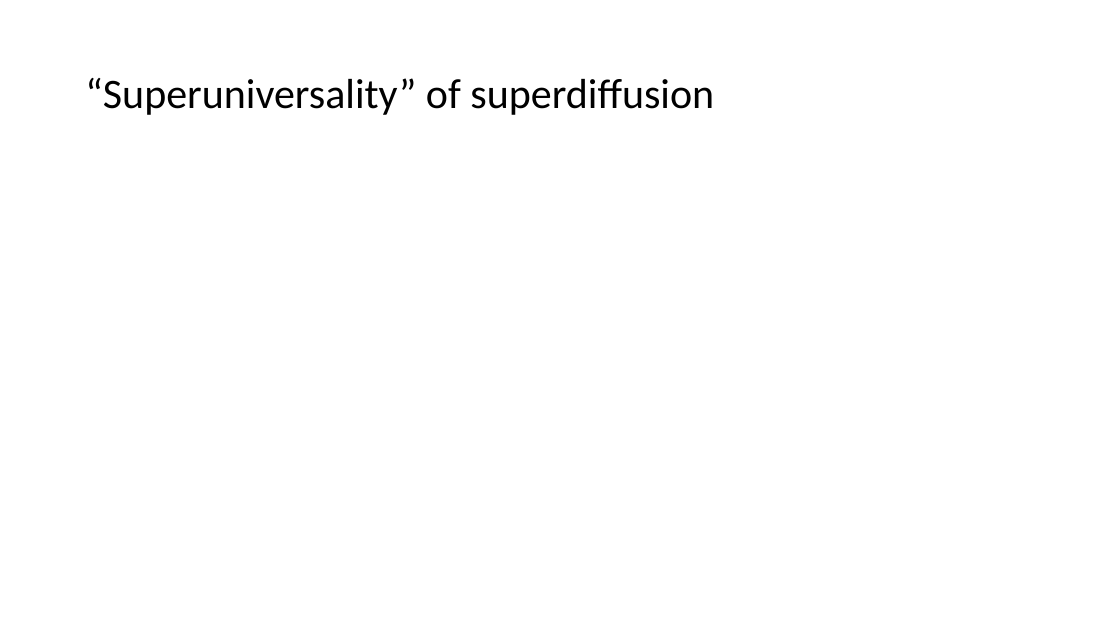
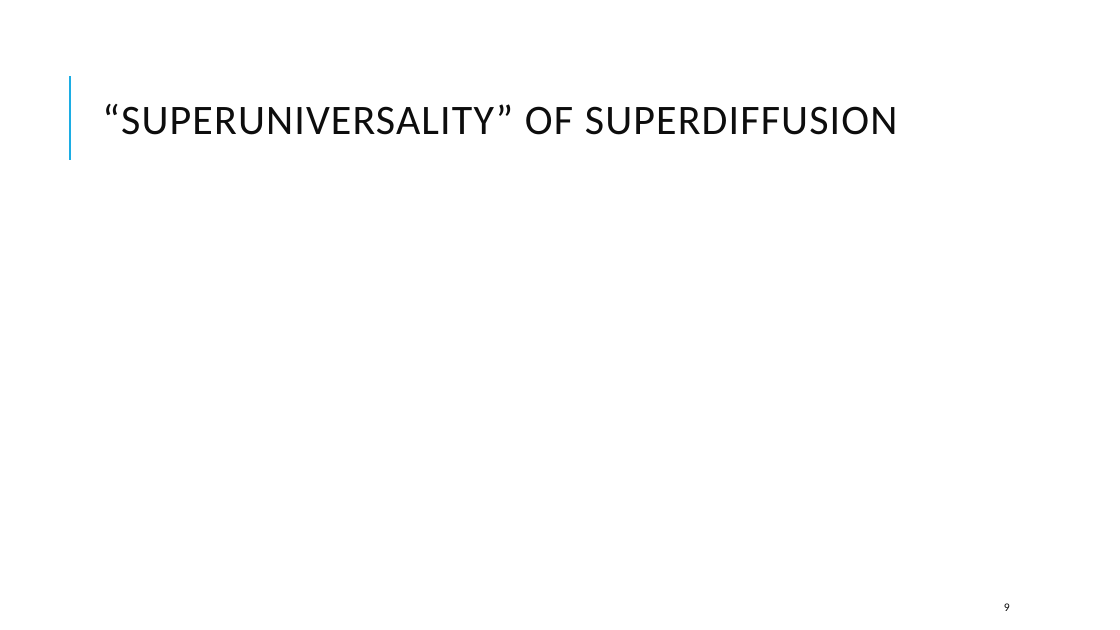
Before and after one commit to kwang0/KPZ-Project, a slide deck: slide 9 of EPiQS Presentation.pptx. Drawn at 1120x630 pixels with LibreOffice and Linux fonts; fonts in the diff are those of the drawing; grey boxes stand for pictures. Boxes give left, top, right and bottom in pixels: in the first picture for what was removed or moved away, otherwise in the second. Text is boxed around its words. In the diff, an @@ line names an element or a change of style, - is before the commit and + after.

```diff
--- a/EPiQS Presentation.pptx
+++ b/EPiQS Presentation.pptx
@@ line added from (70, 160) to (70, 76), #1CADE4 1.5 pt @@
@@ title at <box>102,104,898,135</box>: text changed; text colour #000000 to #0D0D0D @@
-“Superuniversality” of superdiffusion
+“SUPERUNIVERSALITY” OF SUPERDIFFUSION
@@ page number added at <box>1004,603,1010,611</box>, 10 pt, text #0D0D0D @@
+9
```
Also in this commit, not shown: 18 other slides changed, 3 slides added, 1 slide removed, 12 other files.
